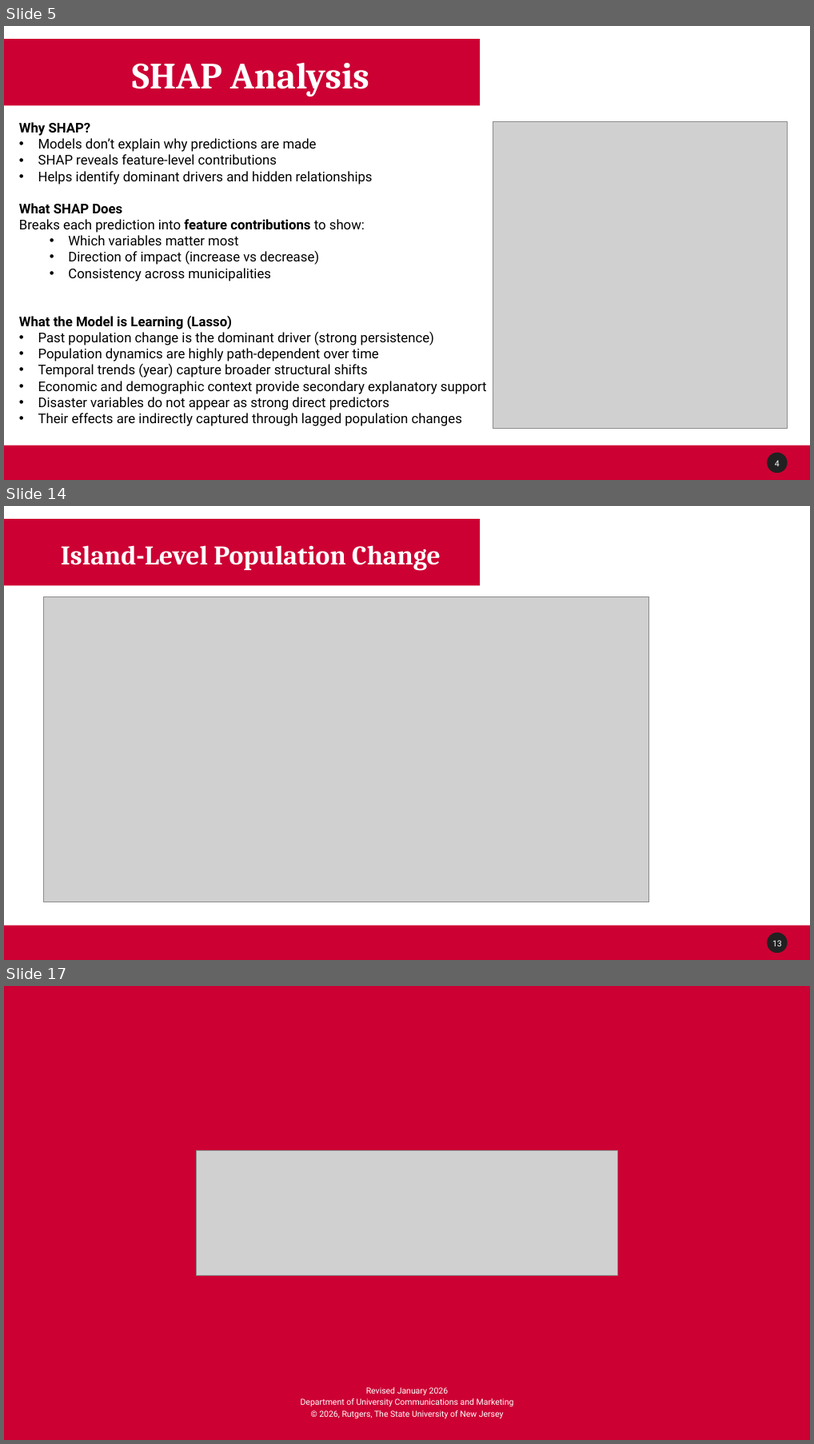
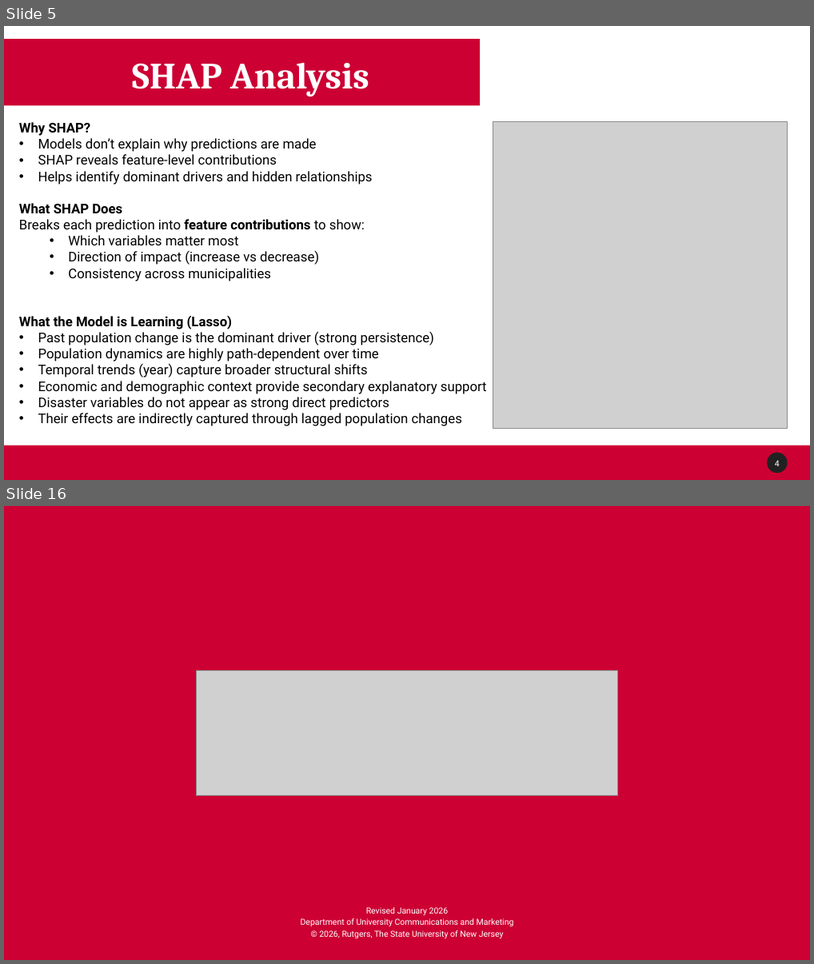
Before and after one commit to Venettov/CAPSTONE_DATA_SCIENCE_RIVERARUIZ, a slide deck: project_reports/Week11_Progress.pptx. Shown one above the other, each under a label of ours: slides 5, 14 and 17 before the commit, slides 5 and 16 after it; the slides between them are not shown. The pictures are 814x1444 and 814x964 pixels, drawn with LibreOffice and Linux fonts; fonts in the diff are those of the drawing; grey boxes stand for pictures; background and template pictures are left out. Boxes give left, top, right and bottom in pixels: in the first picture for what was removed or moved away, otherwise in the second. Text is boxed around its words. In the diff, an @@ line names an element or a change of style, - is before the commit and + after.

```diff
--- a/project_reports/Week11_Progress.pptx
+++ b/project_reports/Week11_Progress.pptx
@@ slide 14 removed at [4, 506, 810, 960], background #FFFFFF; not listed: 3 template elements that a slide beside it also shows @@
@@ rectangle removed at [4, 519, 480, 585] @@
@@ text removed at [61, 545, 441, 571] @@
-Island-Level Population Change
@@ picture removed at [43, 596, 650, 902] @@
@@ what was slide 17 is now slide 16 @@
```
Also in this commit, not shown: 10 slides changed, 1 slide added, 2 other slides removed, 3 other files.
